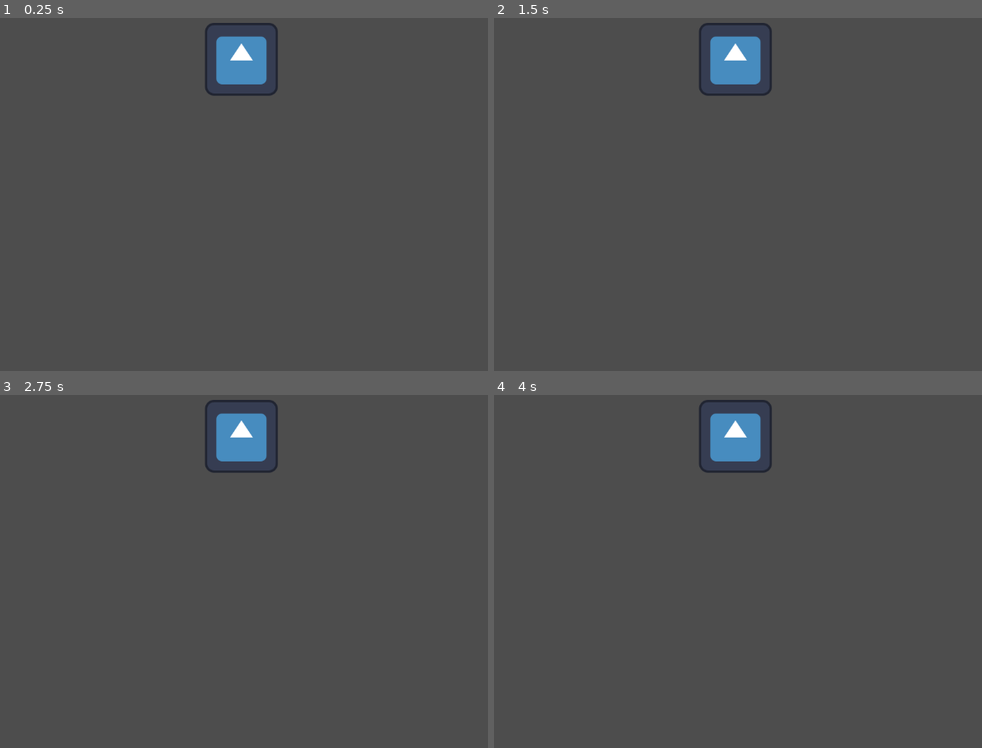
Above: before the commit, frames 1-4 (two rows, left to right).
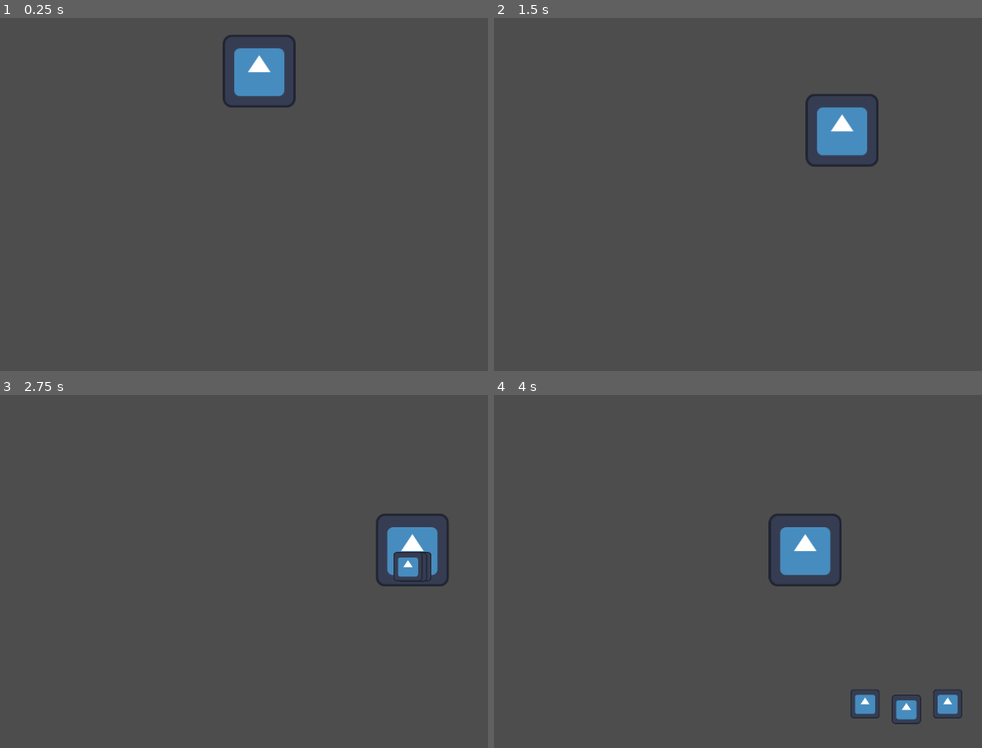
Above: after the commit, the same moments.

Repository: sandwichhlord/WorkingTitleGodotGame
Game: Godot game, scene res://entities/minibosses/moth_mb.tscn
The game is run twice, just before and just after one commit, with the same random seed, the same clock (stepped at 60 frames per second) and the same inputs. The engine's default icon, where the game draws it, is replaced by a stand-in: a white triangle on a blue panel in a dark square.
Inputs:
- Up to frame 1 (0.25 s): no input
- Up to frame 2 (1.5 s): no input
- Up to frame 3 (2.75 s): no input
- Up to frame 4 (4 s): no input

The runs differ from the first frame. In frame 1, 2.2% of the frame differs, in the area x 42-61%, y 1-26%; in frame 2, 3.6%; in frame 3, 3.5%; in frame 4, 4.6%, in the area x 42-96%, y 1-94%.

Commit message:
removed redundant code

Diff:
--- a/core/states/minibosses/move.gd
+++ b/core/states/minibosses/move.gd
@@ -7,9 +7,6 @@
 @onready var boss: CharacterBody2D = get_parent().get_parent()
 
 func enter() -> void:
-	if not boss.is_light_on :
-		boss.target = boss.top
-		return
 
 	_pick_new_target()
 
@@ -21,16 +18,16 @@
 		return
 
 	var current_speed = mod_speed()
-	# updates the global position of the boss
-	boss.global_position = boss.global_position.move_toward(
-		boss.target,
-		current_speed*delta
-	)
+	var distance = boss.global_position.distance_to(boss.target)
 
-	if boss.global_position.distance_to(boss.target) < 5.0:
+	if distance < 5.0:
 		boss.global_position = boss.target
+		boss.velocity = Vector2.ZERO
 		_arrive_at_point()
-
+	else:
+		var direction = boss.global_position.direction_to(boss.target)
+		boss.velocity = direction*current_speed
+		boss.move_and_slide()
 
 func _pick_new_target() -> void:
 	var points_pool = [boss.top, boss.left, boss.right]
@@ -44,11 +41,7 @@
 
 
 func _arrive_at_point() -> void:
-	if boss.global_position == boss.top and not boss.is_light_on:
-		fsm_node.change_state("stagger")
-		return
 
-	_pick_new_target()
 	decide_attack()
 
 
@@ -64,7 +57,5 @@
 func decide_attack() -> void:
 	if boss.current_stage == 1:
 		fsm_node.change_state("venom")
-	elif boss.current_stage == 2:
-		fsm_node.change_state("suction")
-	elif boss.current_stage == 3:
-		fsm_node.change_state("suction")
+	elif boss.current_stage >= 2:
+		fsm_node.change_state("handler")
